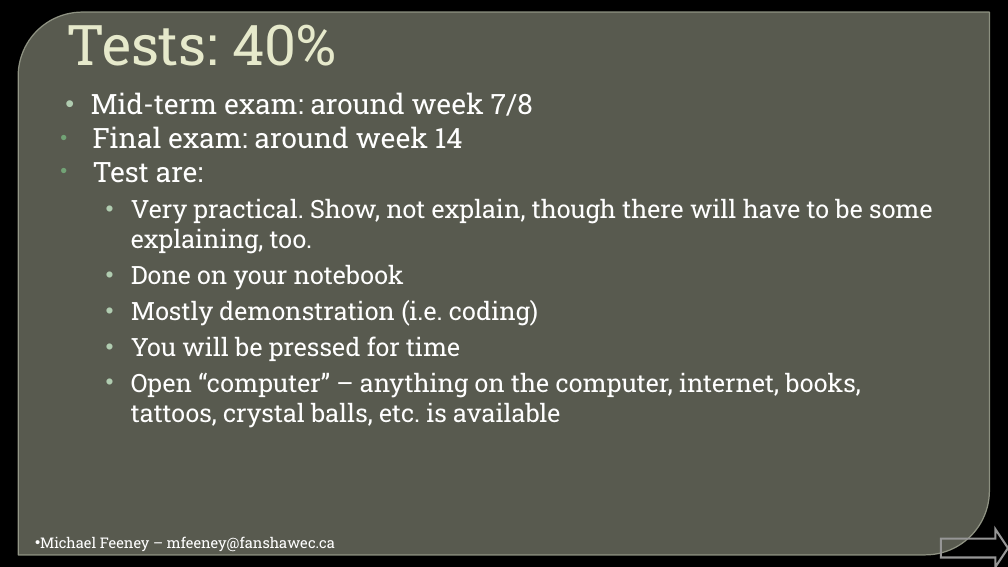
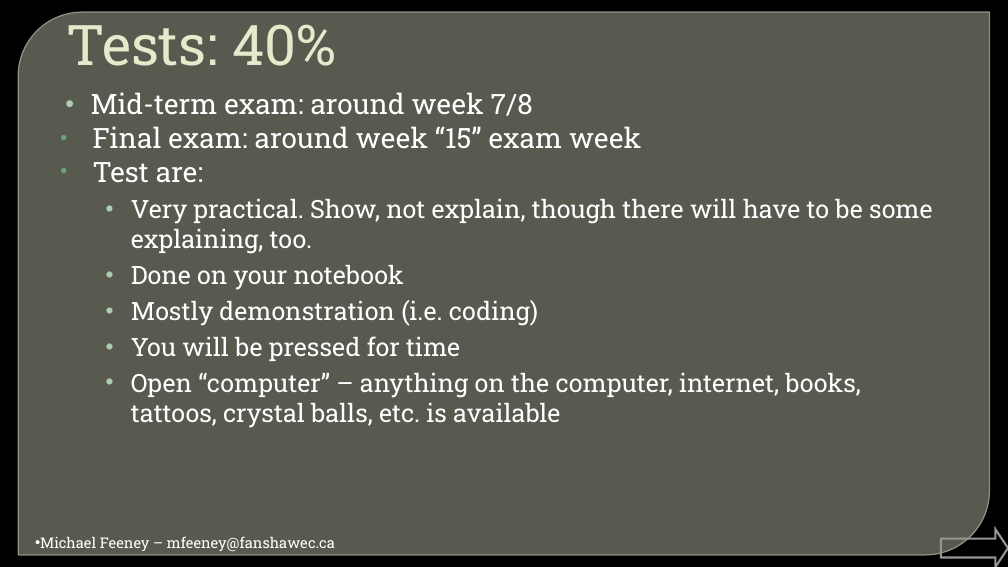
Before and after one commit to FeeneyCodes/GDP202223, a slide deck: slide 8 of INFO6044/D2D/W_01/INFO_6044_Engine_F22_W01D01_Course_Intro.pptx. Drawn at 1008x567 pixels with LibreOffice and Linux fonts; fonts in the diff are those of the drawing; background and template pictures are left out. Boxes give left, top, right and bottom in pixels: in the first picture for what was removed or moved away, otherwise in the second. Text is boxed around its words. In the diff, an @@ line names an element or a change of style, - is before the commit and + after.

```diff
--- a/INFO6044/D2D/W_01/INFO_6044_Engine_F22_W01D01_Course_Intro.pptx
+++ b/INFO6044/D2D/W_01/INFO_6044_Engine_F22_W01D01_Course_Intro.pptx
@@ text at bbox=[93, 126, 641, 149]: text changed @@
-• Final exam: around week 14
+• Final exam: around week “15” exam week
```
Also in this commit, not shown: 1 other slide changed, 2 other files.
